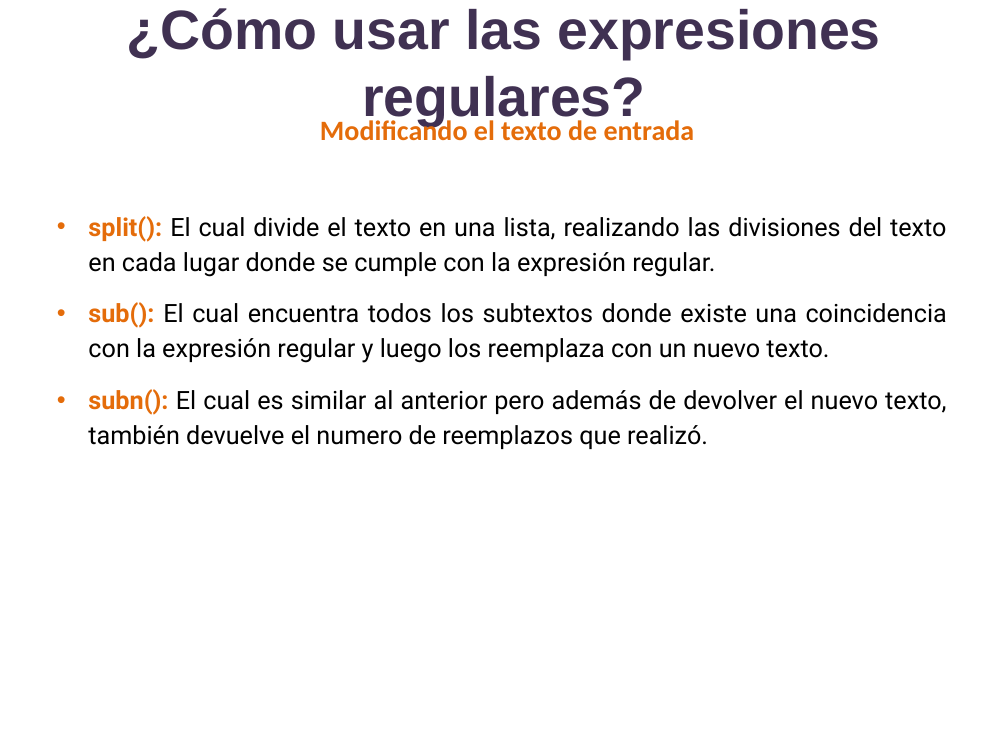
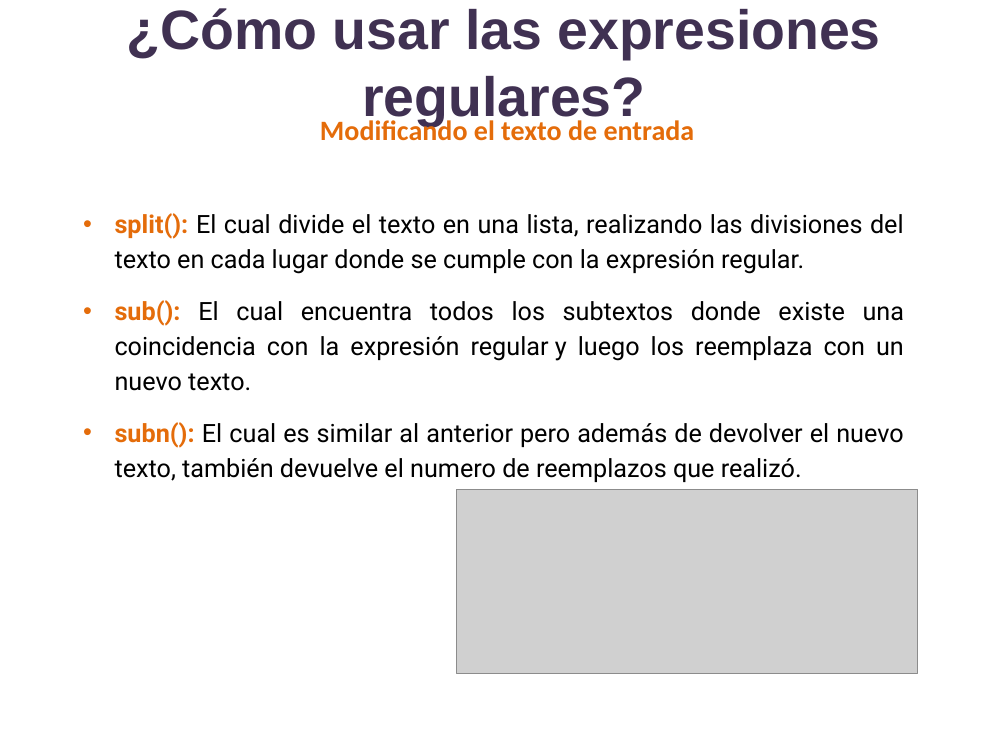
Before and after one commit to lizetheP/Analitica, a slide deck: slide 14 of CalendarioAgo2022/presentaciones/19_Modulo_re.pptx. Drawn at 1008x756 pixels with LibreOffice and Linux fonts; fonts in the diff are those of the drawing; grey boxes stand for pictures. Boxes give left, top, right and bottom in pixels: in the first picture for what was removed or moved away, otherwise in the second. Text is boxed around its words. In the diff, an @@ line names an element or a change of style, - is before the commit and + after.

```diff
--- a/CalendarioAgo2022/presentaciones/19_Modulo_re.pptx
+++ b/CalendarioAgo2022/presentaciones/19_Modulo_re.pptx
@@ text "split(): El cual divide el ..." rewrapped from bbox=[88, 216, 947, 449] to bbox=[115, 213, 904, 482] @@
@@ picture added at bbox=[457, 489, 917, 673] @@
```
Also in this commit, not shown: 7 other slides changed, 2 slides added, 6 slides removed, 8 other files.
